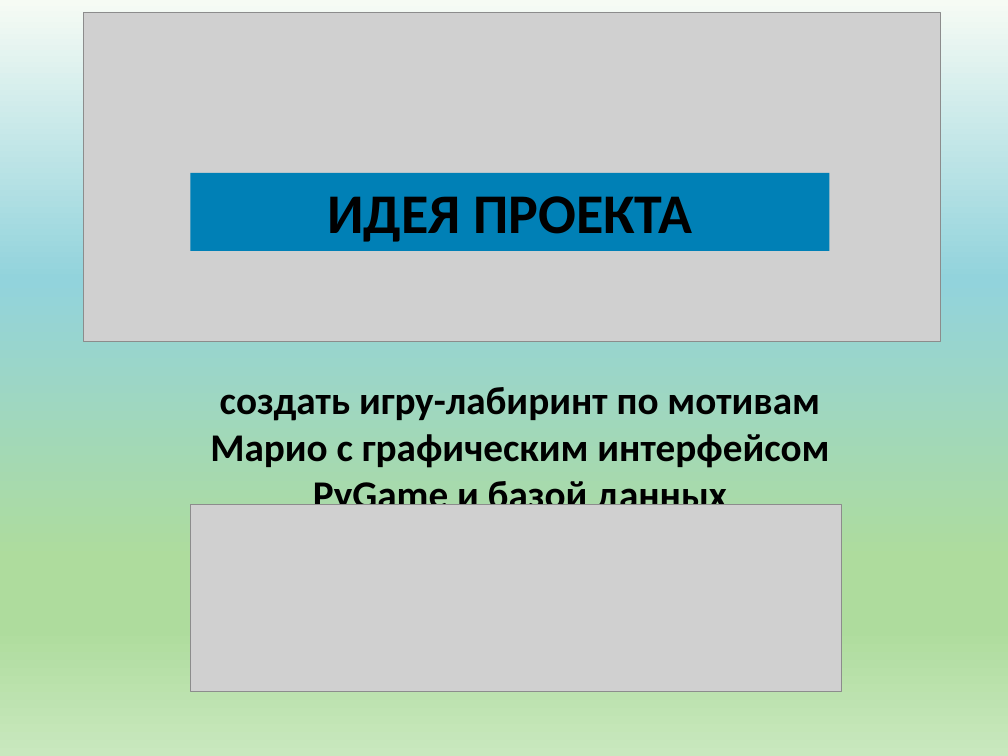
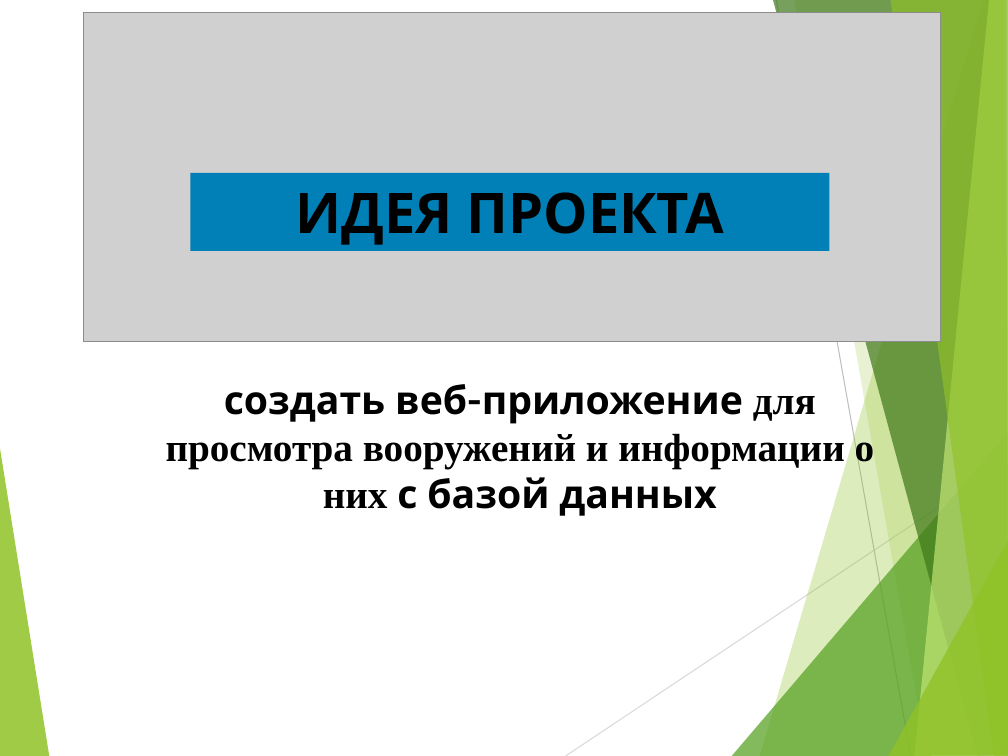
Before and after one commit to kolomigor/Labyrinth, a slide deck: slide 3 of Prezentatsia_V.pptx. Drawn at 1008x756 pixels with LibreOffice and Linux fonts; fonts in the diff are those of the drawing; grey boxes stand for pictures. Boxes give left, top, right and bottom in pixels: in the first picture for what was removed or moved away, otherwise in the second. Text is boxed around its words. In the diff, an @@ line names an element or a change of style, - is before the commit and + after.

```diff
--- a/Prezentatsia_V.pptx
+++ b/Prezentatsia_V.pptx
@@ background gradient #F6FBF4 to #92D3DC to #AEDC9D to #C9E8BE to #FFFFFF @@
@@ rectangle "ИДЕЯ ПРОЕКТА" at box(191, 173, 830, 251): font Calibri to Karla @@
@@ text at box(166, 384, 875, 516): text changed; font Calibri to Times New Roman @@
-создать игру-лабиринт по мотивам Марио с графическим интерфейсом PyGame и базой данных
+создать веб-приложение для просмотра вооружений и информации о них с базой данных
@@ picture removed at box(191, 505, 842, 691) @@
@@ group added at box(0, 0, 1008, 756): 8 freeform shapes, 2 lines @@
```
Also in this commit, not shown: 6 other slides changed, 3 slides added, 5 slides removed.
